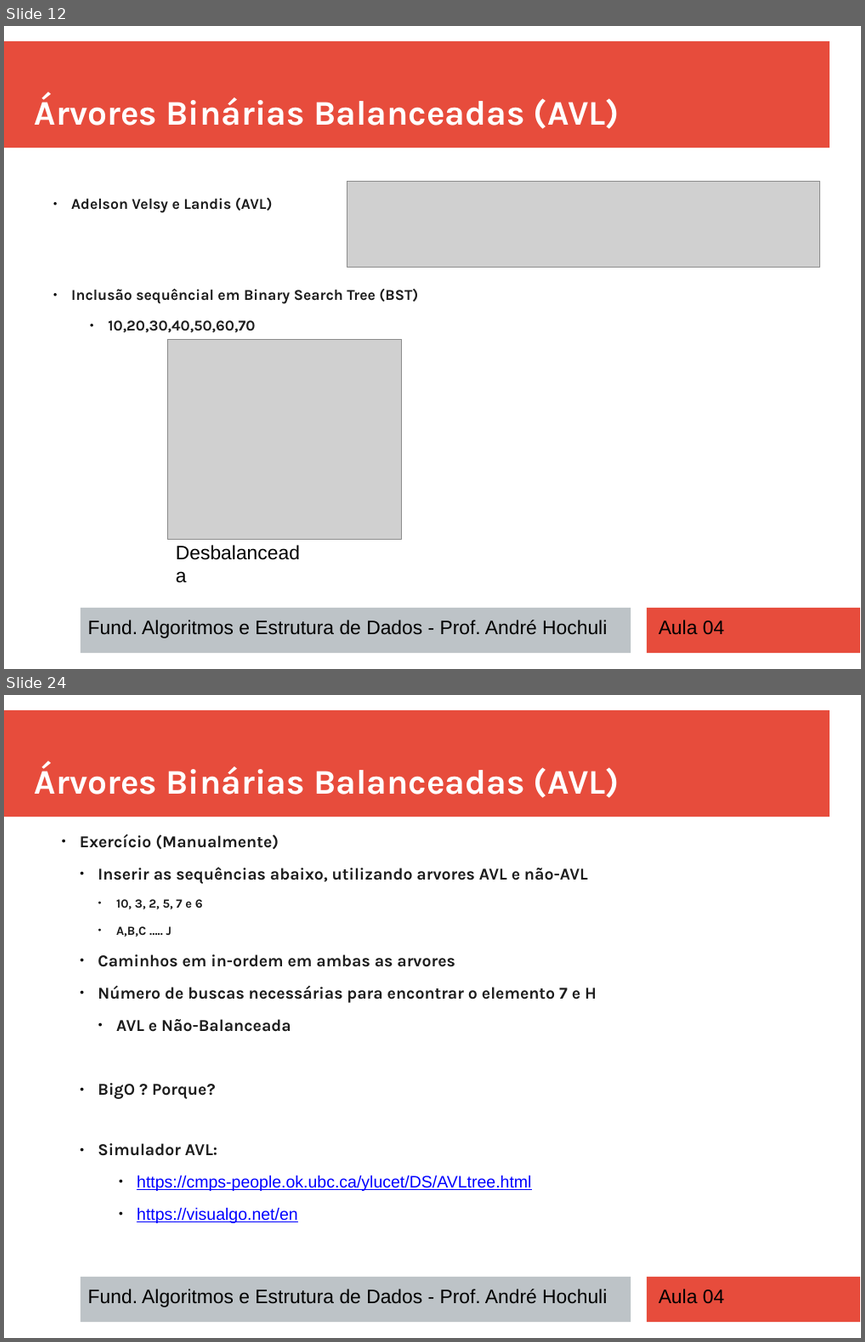
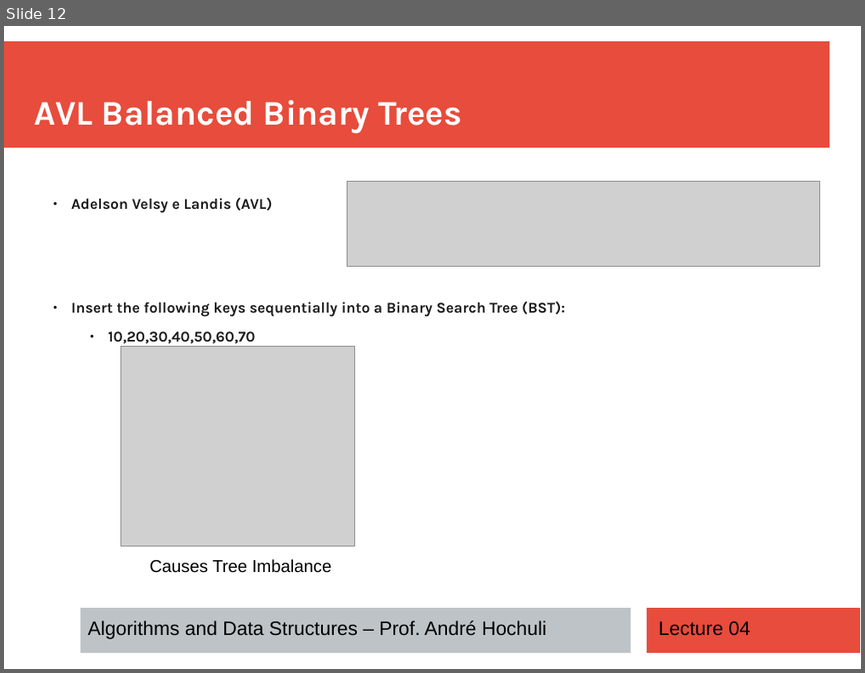
Before and after one commit to andrehochuli/teaching, a slide deck: DataStructuresAndAlgorithms/Lecture 04 - Trees/Aula 04 - Trees.pptx. Shown one above the other, each under a label of ours: slides 12 and 24 before the commit, slide 12 after it; the slides between them are not shown. The pictures are 865x1342 and 865x673 pixels, drawn with LibreOffice and Linux fonts; fonts in the diff are those of the drawing; grey boxes stand for pictures. Boxes give left, top, right and bottom in pixels: in the first picture for what was removed or moved away, otherwise in the second. Text is boxed around its words. In the diff, an @@ line names an element or a change of style, - is before the commit and + after.

```diff
--- a/DataStructuresAndAlgorithms/Lecture 04 - Trees/Aula 04 - Trees.pptx
+++ b/DataStructuresAndAlgorithms/Lecture 04 - Trees/Aula 04 - Trees.pptx
@@ slide 24 removed at (4,695,861,1338), background #FFFFFF; not listed: 3 template elements that a slide beside it also shows @@
@@ text removed at (35,763,619,798) @@
-Árvores Binárias Balanceadas (AVL)
@@ text removed at (80,834,596,1223) @@
-  ● Exercício (Manualmente)
-    ● Inserir as sequências abaixo, utilizando arvores AVL e não-AVL
-      ● 10, 3, 2, 5, 7 e 6
-      ● A,B,C ….. J
-    ● Caminhos em in-ordem em ambas as arvores
-    ● Número de buscas necessárias para encontrar o elemento 7 e H
-      ● AVL e Não-Balanceada
-    ● BigO ? Porque?
-    ● Simulador AVL:
-      ● https://cmps-people.ok.ubc.ca/ylucet/DS/AVLtree.html
-      ● https://visualgo.net/en
@@ text removed at (88,1288,607,1307) @@
-Fund. Algoritmos e Estrutura de Dados - Prof. André Hochuli
@@ text removed at (658,1288,724,1304) @@
-Aula 04
@@ slide 12 changed as well @@
@@ text at (35,100,462,133): text changed @@
-Árvores Binárias Balanceadas (AVL)
+AVL Balanced Binary Trees
@@ text at (71,301,565,317): text changed @@
-  ● Inclusão sequêncial em Binary Search Tree (BST)
+  ● Insert the following keys sequentially into a Binary Search Tree (BST):
@@ picture: place and size @@
-picture at (167,340,401,539)
+picture at (120,346,355,546)
@@ text at (149,559,331,573): text changed; size 18 to 16 pt @@
-Desbalanceada
+Causes Tree Imbalance
@@ text at (88,620,546,639): text changed @@
-Fund. Algoritmos e Estrutura de Dados - Prof. André Hochuli
+Algorithms and Data Structures – Prof. André Hochuli
@@ text at (658,621,749,635): text changed @@
-Aula 04
+Lecture 04
```
Also in this commit, not shown: 5 other slides changed, 18 slides added, 18 other slides removed, 2 other files.
